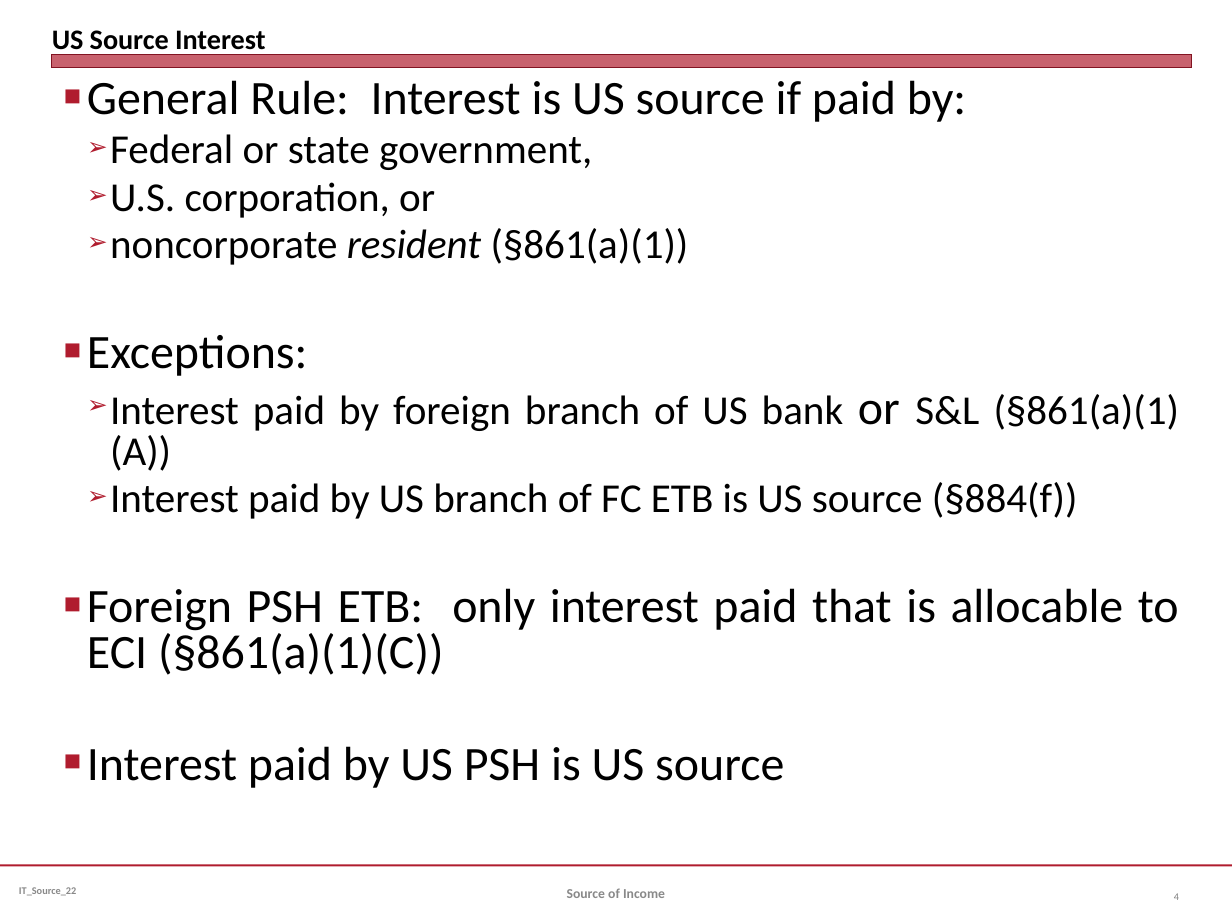
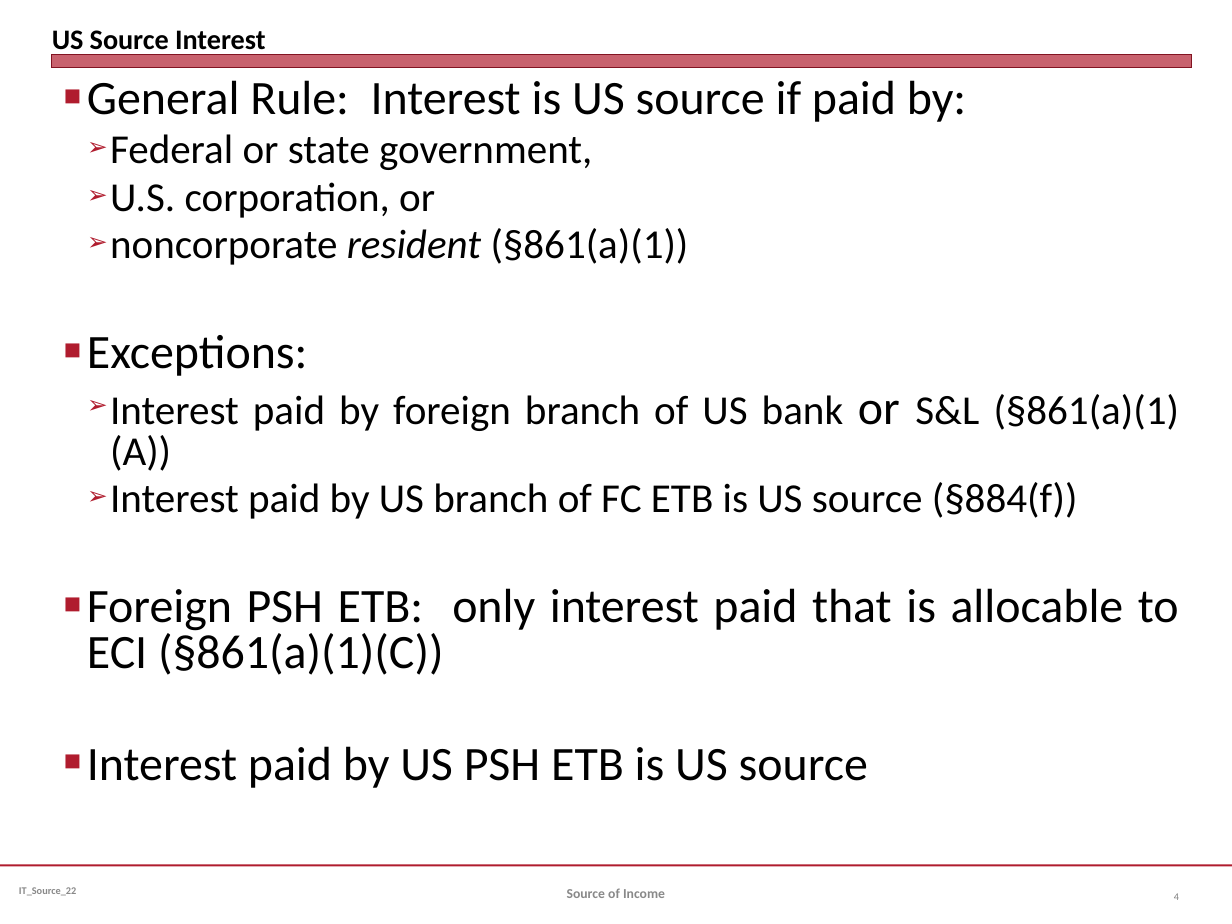
Before and after one commit to jmc877/International-Tax, a slide deck: slide 4 of slides/IT_Source_IntDiv_22.pptx. Drawn at 1232x924 pixels with LibreOffice and Linux fonts; fonts in the diff are those of the drawing. Boxes give left, top, right and bottom in pixels: in the first picture for what was removed or moved away, otherwise in the second. Text is boxed around its words. In the diff, an @@ line names an element or a change of style, - is before the commit and + after.

```diff
--- a/slides/IT_Source_IntDiv_22.pptx
+++ b/slides/IT_Source_IntDiv_22.pptx
@@ text at (87,746,868,788): text changed @@
-■ Interest paid by US PSH is US source
+■ Interest paid by US PSH ETB is US source
```
Also in this commit, not shown: 1 other file.
